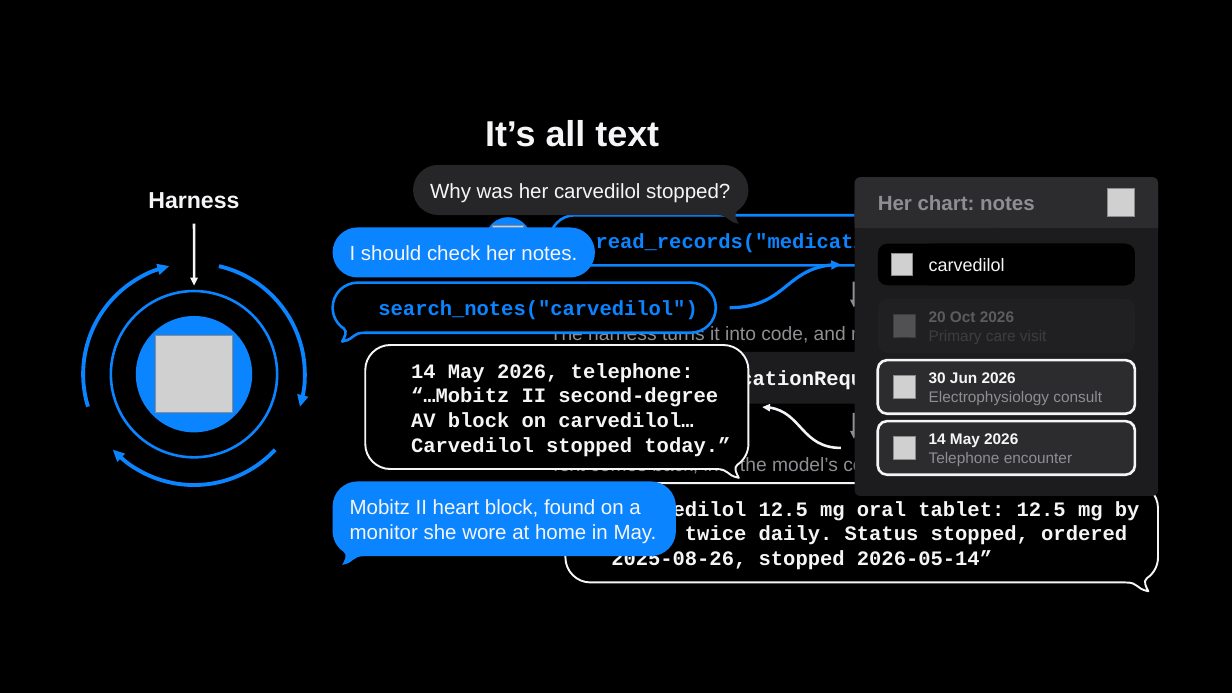
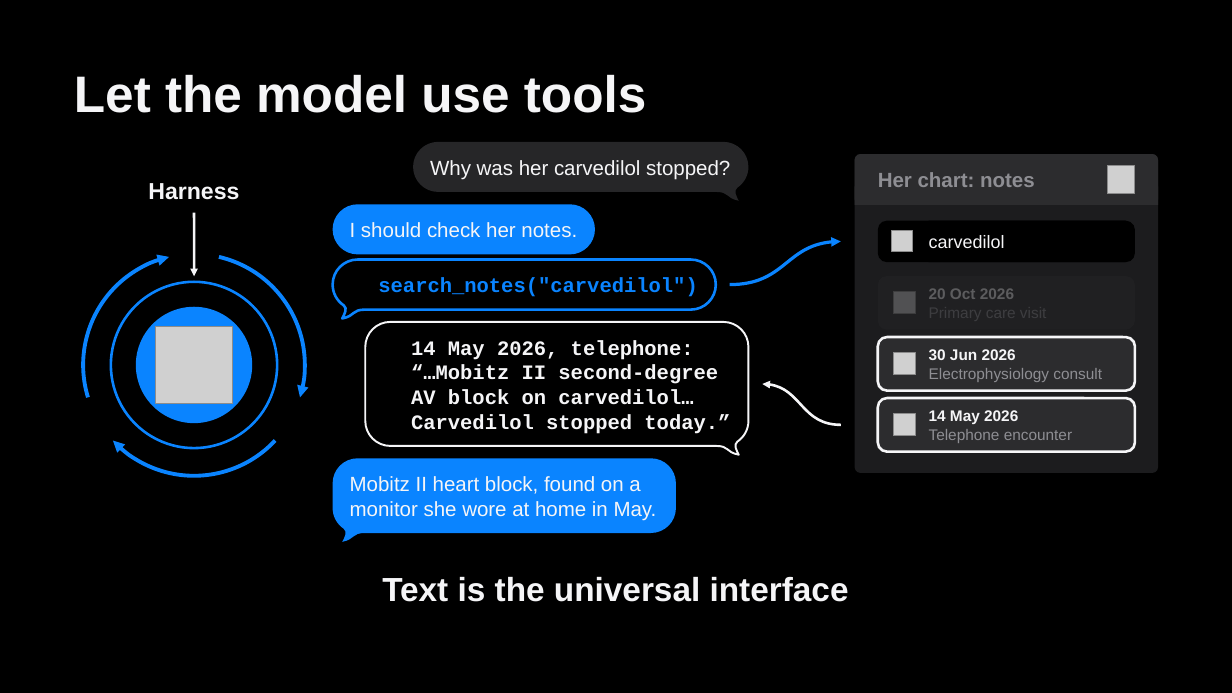
Before and after one commit to brunombatinica/qcor-2026, a slide deck: slide 22 of pptx/qcor-2026-combined.pptx. Drawn at 1232x693 pixels with LibreOffice and Linux fonts; fonts in the diff are those of the drawing; grey boxes stand for pictures; background and template pictures are left out. Boxes give left, top, right and bottom in pixels: in the first picture for what was removed or moved away, otherwise in the second. Text is boxed around its words. In the diff, an @@ line names an element or a change of style, - is before the commit and + after.

```diff
--- a/pptx/qcor-2026-combined.pptx
+++ b/pptx/qcor-2026-combined.pptx
@@ title added at bbox=[74, 74, 646, 113], 40 pt, text #F5F5F7, bold @@
+Let the model use tools
@@ text removed at bbox=[485, 120, 659, 147] @@
-It’s all text
@@ text removed at bbox=[550, 188, 733, 203] @@
-The model writes text
@@ 3 arc (boxed as its full ellipse)s, 2 ellipses, 1 picture, 1 text, 1 arrow: place and size @@
-3 arc (boxed as its full ellipse)s, 2 ellipses, 1 picture, 1 text, 1 arrow at bbox=[83, 192, 305, 485]
+3 arc (boxed as its full ellipse)s, 2 ellipses, 1 picture, 1 text, 1 arrow at bbox=[83, 183, 305, 476]
@@ ellipse removed at bbox=[485, 217, 531, 263] @@
@@ picture removed at bbox=[493, 226, 523, 256] @@
@@ freeform shape removed at bbox=[550, 215, 945, 274] @@
@@ text removed at bbox=[596, 233, 928, 254] @@
-read_records("medications")
@@ arrow removed from (854, 282) to (854, 308) @@
@@ text removed at bbox=[550, 326, 904, 344] @@
-The harness turns it into code, and runs it
@@ picture removed at bbox=[488, 358, 529, 398] @@
@@ rounded rectangle removed at bbox=[550, 352, 1158, 404] @@
-GET /fhir/MedicationRequest?patient=…
@@ 10 texts, 9 rounded rectangles, 7 freeform shapes, 5 pictures, 2 rectangles: place and size @@
-10 texts, 9 rounded rectangles, 7 freeform shapes, 5 pictures, 2 rectangles at bbox=[333, 165, 1158, 565]
+10 texts, 9 rounded rectangles, 7 freeform shapes, 5 pictures, 2 rectangles at bbox=[333, 142, 1158, 542]
@@ arrow removed from (854, 413) to (854, 439) @@
@@ text removed at bbox=[550, 456, 905, 475] @@
-Text comes back, into the model’s context
@@ freeform shape removed at bbox=[566, 483, 1158, 592] @@
@@ text removed at bbox=[611, 501, 1140, 570] @@
-“carvedilol 12.5 mg oral tablet: 12.5 mg by mouth twice daily. Status stopped, ordered 2025-08-26, stopped 2026-05-14”
@@ text added at bbox=[382, 576, 849, 602], 26 pt, text #F5F5F7, bold @@
+Text is the universal interface
```
Also in this commit, not shown: 6 other slides changed.
